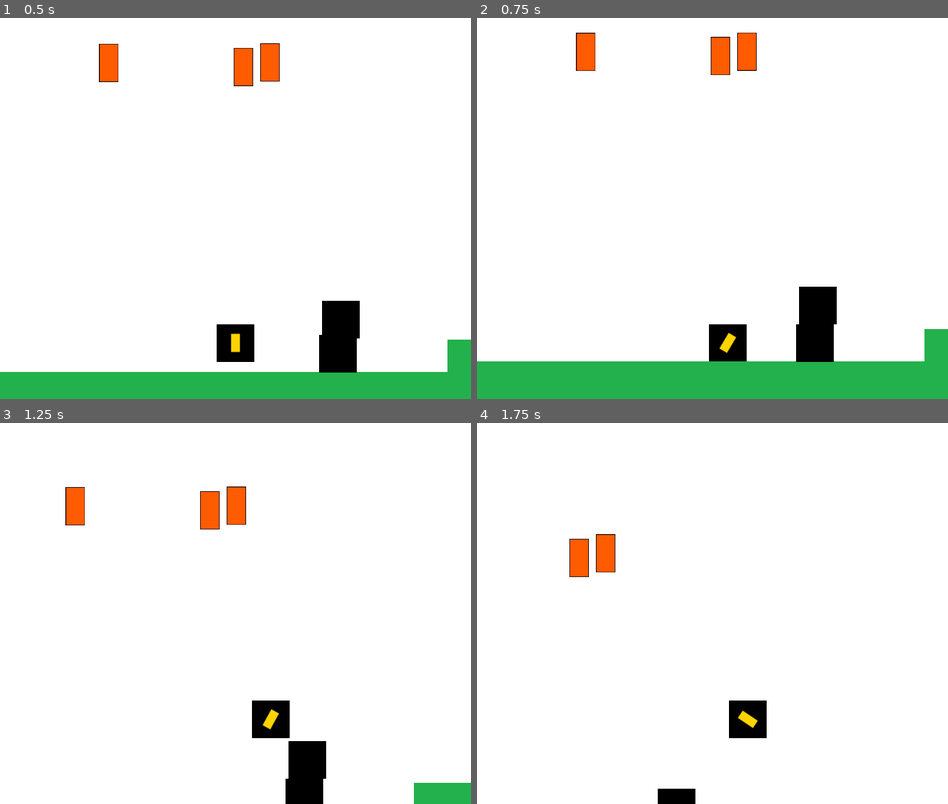
Above: before the commit, frames 1-4 (two rows, left to right).
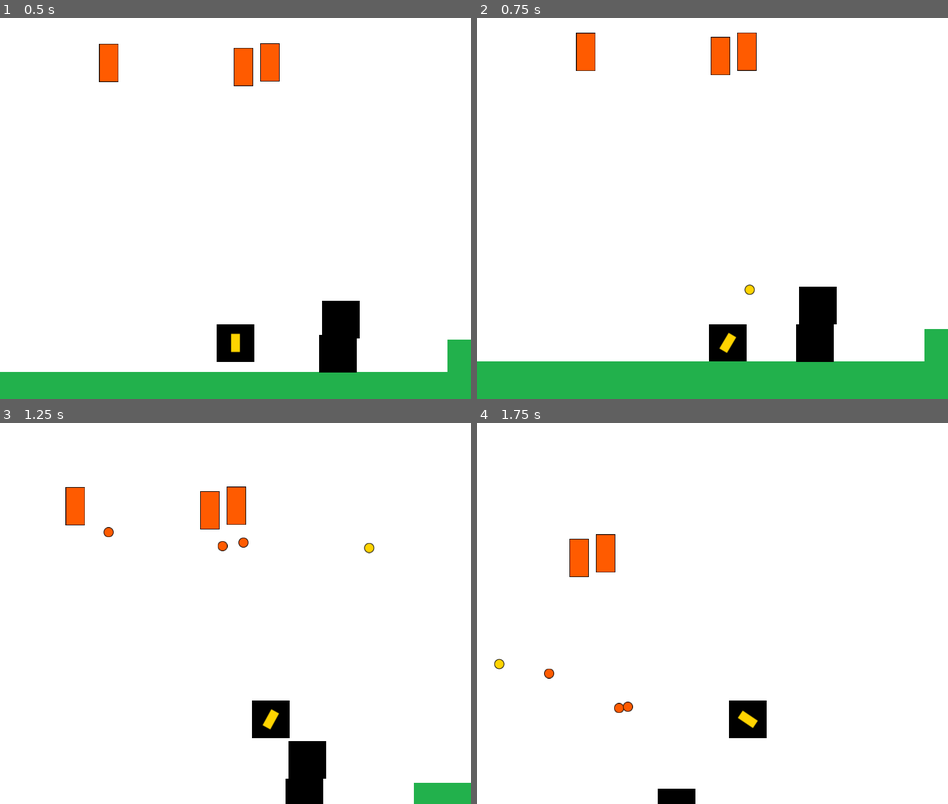
Above: after the commit, the same moments.

Repository: MateoGiuffra/entregas-ipv-giuffra-mateo
Game: Godot game, scene res://Main.tscn
Same seed, same stepped clock (60 frames per second), same inputs: the game is played once before the commit and once after it.
Inputs (mouse positions are in pixels of both pictures, inside the frame that each line leads up to):
- Up to frame 1 (0.5 s): no input
- Up to frame 2 (0.75 s): move the mouse to (816, 189) at 0.52 s; hold D (move_right) from 0.53 s (still down); click (816, 189) at 0.6 s
- Up to frame 3 (1.25 s): keep holding D (move_right); tap Space (jump) at 0.77 s
- Up to frame 4 (1.75 s): keep holding D (move_right); move the mouse to (618, 632) at 1.27 s; click (618, 632) at 1.35 s; tap Space (jump) at 1.52 s

Frame 1 is identical in both runs. In frame 2, less than 0.1% of the frame differs, in the area x 56-59%, y 69-73%; in frame 3, 0.2%, in the area x 22-80%, y 27-35%; in frame 4, 0.2%.

Commit message:
borro la carpeta del deploy

Diff:
--- a/entrega-3-mateo-giuffra/entities/enemies/TurretProjectile.tscn
+++ b/entrega-3-mateo-giuffra/entities/enemies/TurretProjectile.tscn
@@ -1,9 +1,13 @@
-[gd_scene load_steps=2 format=3 uid="uid://l7nny5ip41if"]
+[gd_scene load_steps=3 format=3 uid="uid://l7nny5ip41if"]
 
 [ext_resource type="PackedScene" uid="uid://bd4wy7t8g6njh" path="res://entities/Projectile.tscn" id="1"]
+[ext_resource type="Texture2D" uid="uid://baoiu3dij5lcd" path="res://assets/textures/proyectile_turret.png" id="2_k1c38"]
 
 [node name="TurretProjectile" instance=ExtResource("1")]
 VELOCITY = 400.0
 
 [node name="LifetimeTimer" parent="." index="0"]
 wait_time = 3.0
+
+[node name="Sprite2D" type="Sprite2D" parent="." index="1"]
+texture = ExtResource("2_k1c38")
--- a/entrega-3-mateo-giuffra/entities/player/PlayerProjectile.tscn
+++ b/entrega-3-mateo-giuffra/entities/player/PlayerProjectile.tscn
@@ -1,18 +1,9 @@
-[gd_scene load_steps=4 format=3 uid="uid://chjb1yl3keml8"]
+[gd_scene load_steps=3 format=3 uid="uid://chjb1yl3keml8"]
 
 [ext_resource type="PackedScene" uid="uid://bd4wy7t8g6njh" path="res://entities/Projectile.tscn" id="1"]
 [ext_resource type="Texture2D" uid="uid://bgwqma6wob4dw" path="res://assets/textures/proyectile_player.png" id="2"]
 
-[sub_resource type="CircleShape2D" id="CircleShape2D_41r0v"]
-radius = 8.0
+[node name="PlayerProjectile" instance=ExtResource("1")]
 
-[node name="PlayerProjectile" instance=ExtResource("1")]
+[node name="Sprite2D" type="Sprite2D" parent="." index="1"]
 texture = ExtResource("2")
-
-[node name="Area2D" type="Area2D" parent="." index="1"]
-collision_mask = 3
-
-[node name="CollisionShape2D" type="CollisionShape2D" parent="Area2D" index="0"]
-shape = SubResource("CircleShape2D_41r0v")
-
-[connection signal="body_entered" from="Area2D" to="." method="_on_area_2d_body_entered"]
Not shown, added: entrega-3-mateo-giuffra/Main.gd.uid
Not shown: 1 places in entrega-3-mateo-giuffra/Main.tscn that only renumber resources
Not shown, added: entrega-3-mateo-giuffra/export_presets.cfg
